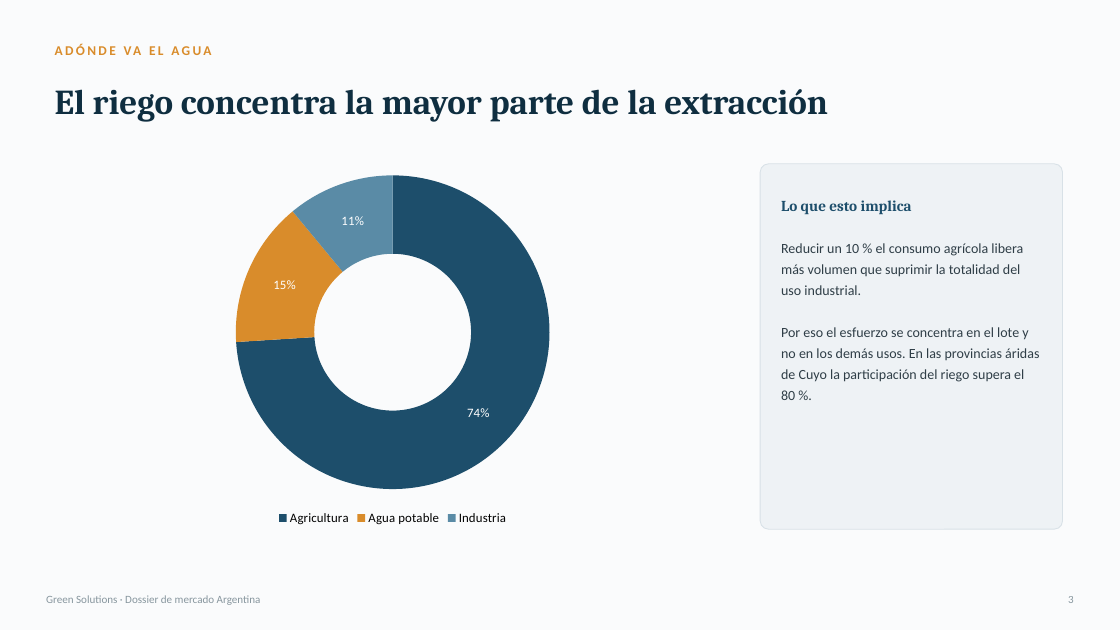
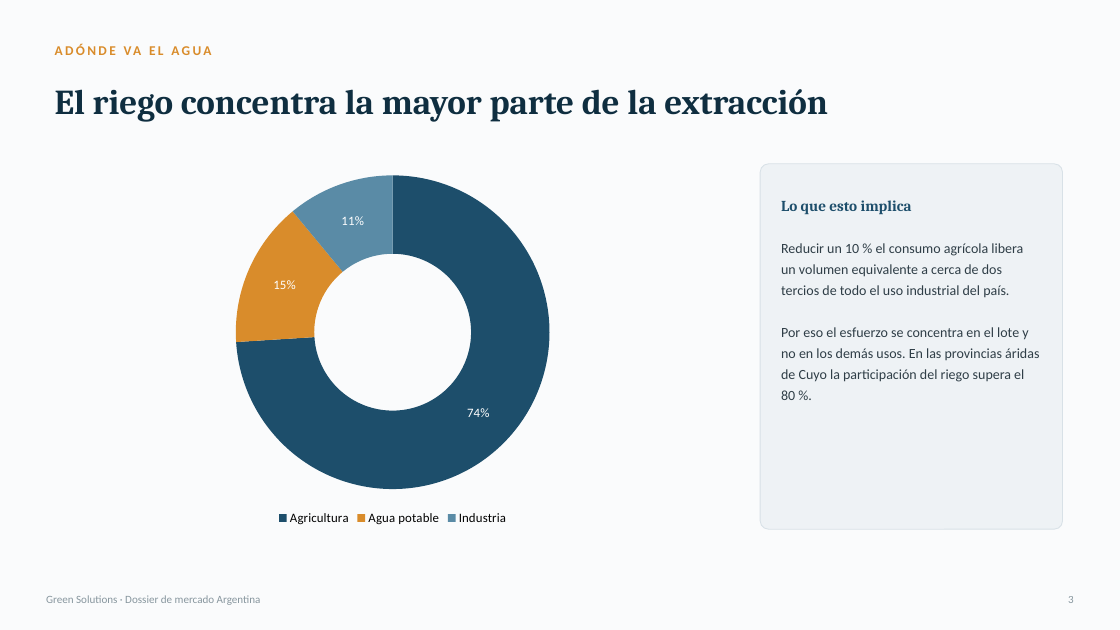
Before and after one commit to Gabes2705/green-solutions-web, a slide deck: slide 4 of public/documents/countries/argentine.pptx. Drawn at 1120x630 pixels with LibreOffice and Linux fonts; fonts in the diff are those of the drawing. Boxes give left, top, right and bottom in pixels: in the first picture for what was removed or moved away, otherwise in the second. Text is boxed around its words. In the diff, an @@ line names an element or a change of style, - is before the commit and + after.

```diff
--- a/public/documents/countries/argentine.pptx
+++ b/public/documents/countries/argentine.pptx
@@ text at [781,243,1023,297]: text changed @@
-Reducir un 10 % el consumo agrícola libera más volumen que suprimir la totalidad del uso industrial.
+Reducir un 10 % el consumo agrícola libera un volumen equivalente a cerca de dos tercios de todo el uso industrial del país.
```
Also in this commit, not shown: 1 other slide changed, 3 other files.
